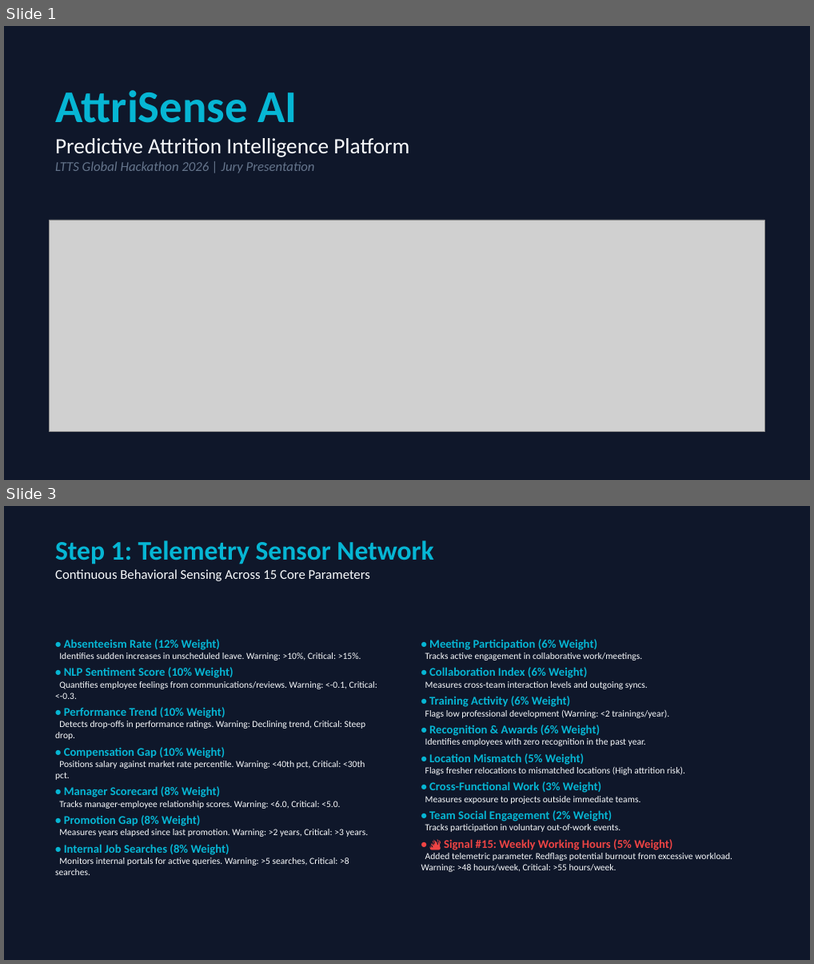
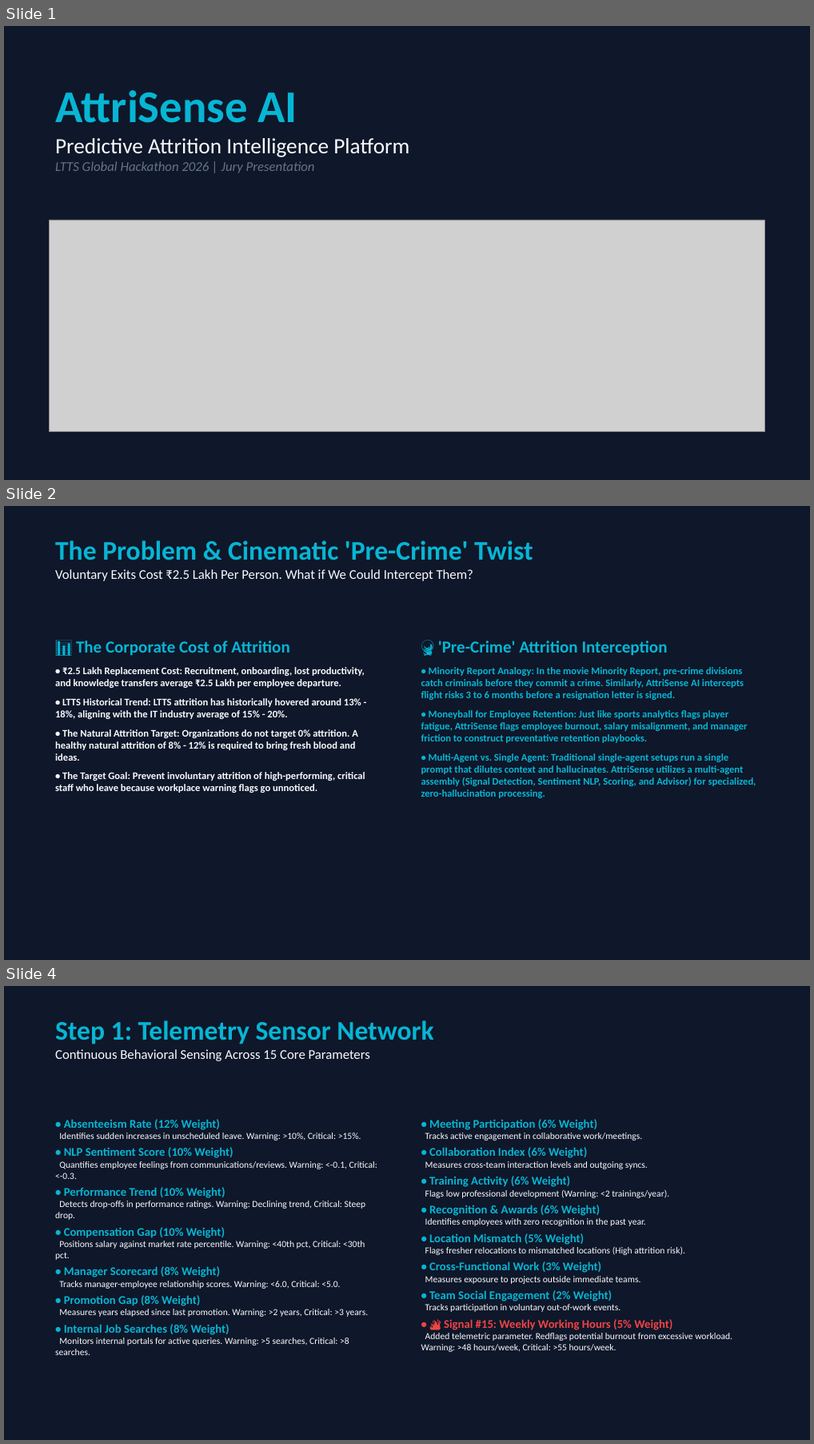
Before and after one commit to bhardwajtanvi/AttriSenseAI, a slide deck: AttriSense AI — Predictive Attrition Intelligence Platform_3.pptx. Shown one above the other, each under a label of ours: slides 1 and 3 before the commit, slides 1, 2 and 4 after it; the slides between them are not shown. The pictures are 814x964 and 814x1444 pixels, drawn with LibreOffice and Linux fonts; fonts in the diff are those of the drawing; grey boxes stand for pictures. Boxes give left, top, right and bottom in pixels: in the first picture for what was removed or moved away, otherwise in the second. Text is boxed around its words. In the diff, an @@ line names an element or a change of style, - is before the commit and + after.

```diff
--- a/AttriSense AI — Predictive Attrition Intelligence Platform_3.pptx
+++ b/AttriSense AI — Predictive Attrition Intelligence Platform_3.pptx
@@ slide 2 added at bbox=[4, 506, 810, 960], background #0F172A @@
@@ text added at bbox=[55, 540, 534, 581], 16 pt, text #F8FAFC @@
+The Problem & Cinematic 'Pre-Crime' Twist
+Voluntary Exits Cost ₹2.5 Lakh Per Person. What if We Could Intercept Them?
@@ text added at bbox=[55, 640, 366, 792], 12 pt, text #F8FAFC, bold @@
+📊 The Corporate Cost of Attrition
+• ₹2.5 Lakh Replacement Cost: Recruitment, onboarding, lost productivity, and knowledge transfers average ₹2.5 Lakh per employee departure.
+• LTTS Historical Trend: LTTS attrition has historically hovered around 13% - 18%, aligning with the IT industry average of 15% - 20%.
+• The Natural Attrition Target: Organizations do not target 0% attrition. A healthy natural attrition of 8% - 12% is required to bring fresh blood and ideas.
+• The Target Goal: Prevent involuntary attrition of high-performing, critical staff who leave because workplace warning flags go unnoticed.
@@ text added at bbox=[422, 640, 757, 798], 12 pt, text #06B6D4, bold @@
+🔮 'Pre-Crime' Attrition Interception
+• Minority Report Analogy: In the movie Minority Report, pre-crime divisions catch criminals before they commit a crime. Similarly, AttriSense AI intercepts flight risks 3 to 6 months before a resignation letter is signed.
+• Moneyball for Employee Retention: Just like sports analytics flags player fatigue, AttriSense flags employee burnout, salary misalignment, and manager friction to construct preventative retention playbooks.
+• Multi-Agent vs. Single Agent: Traditional single-agent setups run a single prompt that dilutes context and hallucinates. AttriSense utilizes a multi-agent assembly (Signal Detection, Sentiment NLP, Scoring, and Advisor) for specialized, zero-hallucination processing.
@@ what was slide 3 is now slide 4 @@
```
Also in this commit, not shown: 2 other slides added.
